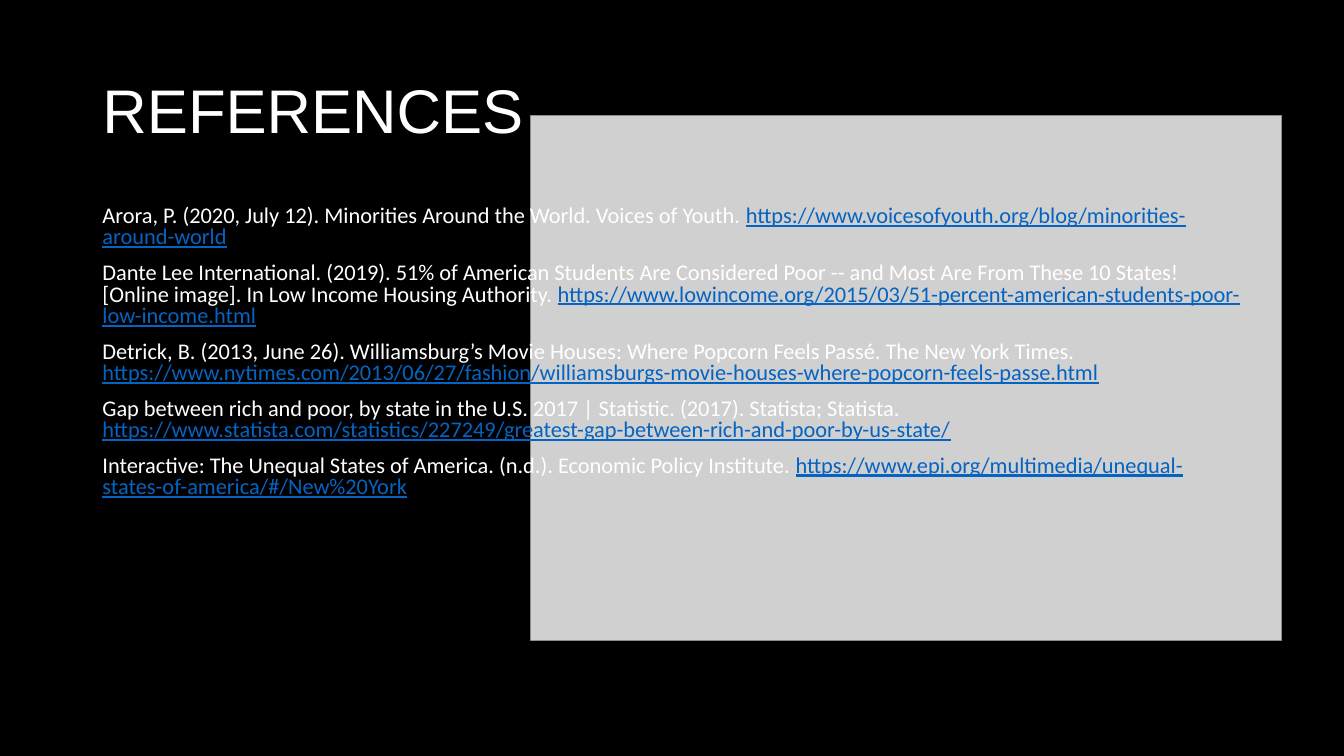
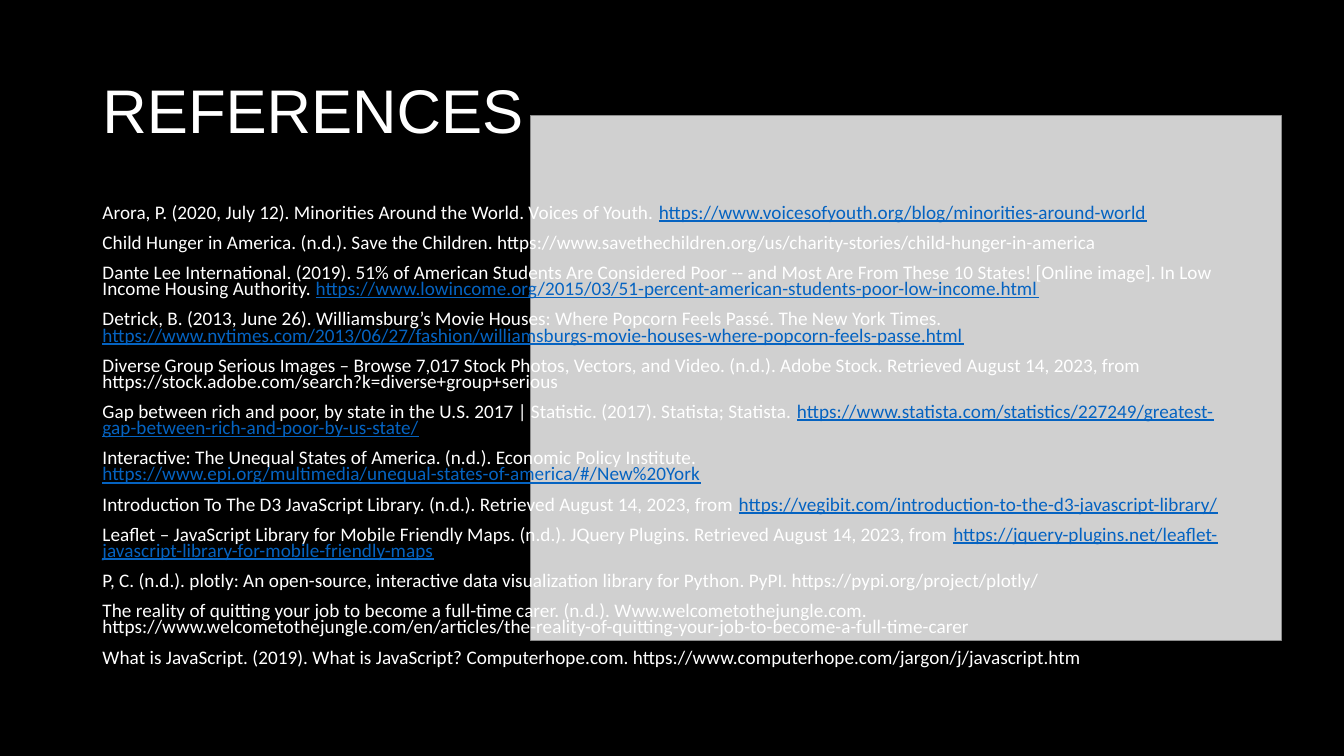
Before and after one commit to lishanisrikaran/project-3, a slide deck: slide 9 of Project-3 Slide Deck.pptx. Drawn at 1344x756 pixels with LibreOffice and Linux fonts; fonts in the diff are those of the drawing; grey boxes stand for pictures. Boxes give left, top, right and bottom in pixels: in the first picture for what was removed or moved away, otherwise in the second. Text is boxed around its words. In the diff, an @@ line names an element or a change of style, - is before the commit and + after.

Commit message:
index file update and presentation content added

```diff
--- a/Project-3 Slide Deck.pptx
+++ b/Project-3 Slide Deck.pptx
@@ text at (102,203,1213,486): size 16 to 13.8 pt in "Arora, P. (2020, July 12). Minorities Around ...", "Dante Lee International. (2019). 51% of American ...", "Detrick, B. (2013, June 26). Williamsburg’s Movie ...", "Gap between rich and poor, by state ..." and 1 more places; size 11 to 8.3 pt, size 16 to 8.8 pt in "‌"; line spacing 0.8 to 0.7 @@
@@ text at (102,233,1095,254): paragraph added @@
+Child Hunger in America. (n.d.). Save the Children. https://www.savethechildren.org/us/charity-stories/child-hunger-in-america
@@ text at (102,356,1140,393): paragraph added @@
+Diverse Group Serious Images – Browse 7,017 Stock Photos, Vectors, and Video. (n.d.). Adobe Stock. Retrieved August 14, 2023, from https://stock.adobe.com/search?k=diverse+group+serious
@@ text at (102,495,1217,668): paragraphs added @@
+Introduction To The D3 JavaScript Library. (n.d.). Retrieved August 14, 2023, from https://vegibit.com/introduction-to-the-d3-javascript-library/
+Leaflet – JavaScript Library for Mobile Friendly Maps. (n.d.). JQuery Plugins. Retrieved August 14, 2023, from https://jquery-plugins.net/leaflet-javascript-library-for-mobile-friendly-maps
+P, C. (n.d.). plotly: An open-source, interactive data visualization library for Python. PyPI. https://pypi.org/project/plotly/
+The reality of quitting your job to become a full-time carer. (n.d.). Www.welcometothejungle.com. https://www.welcometothejungle.com/en/articles/the-reality-of-quitting-your-job-to-become-a-full-time-carer
+‌What is JavaScript. (2019). What is JavaScript? Computerhope.com. https://www.computerhope.com/jargon/j/javascript.htm
```
Also in this commit, not shown: 2 other files.
